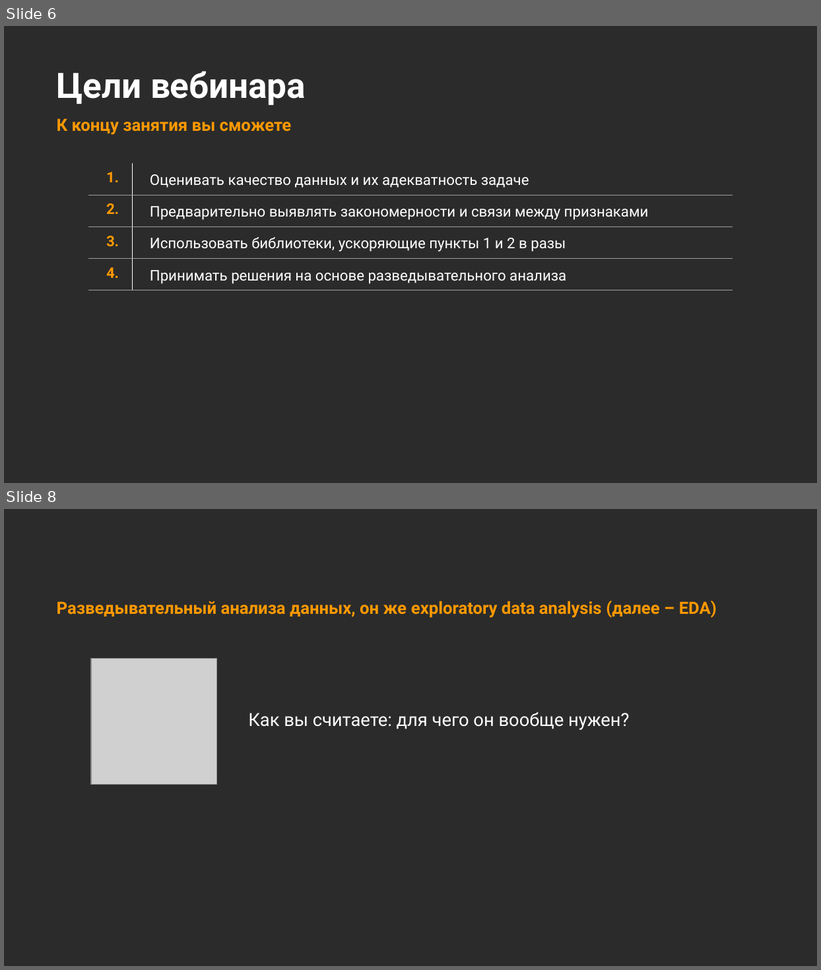
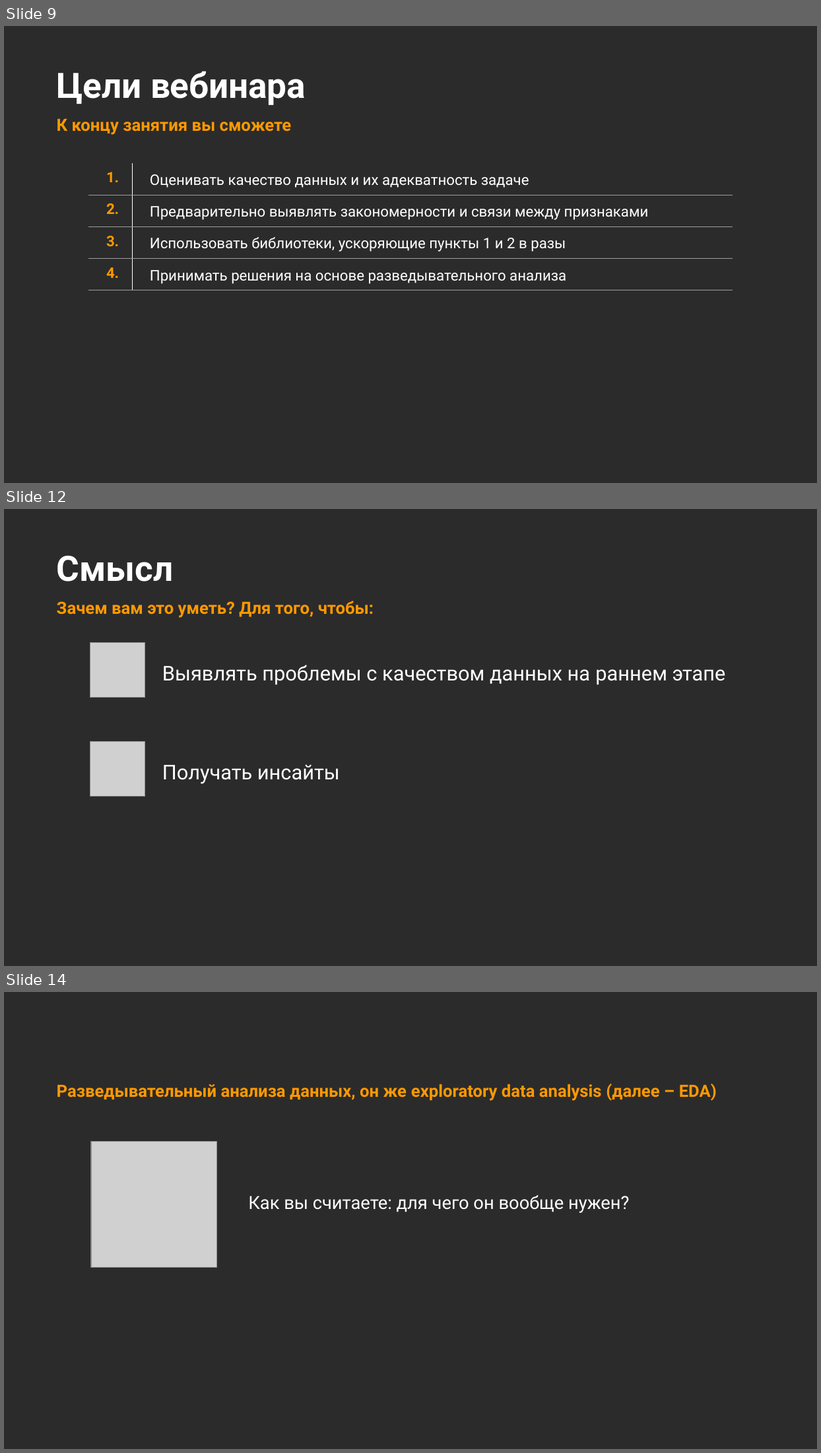
Before and after one commit to Marwolaeth/OTUS_R4DA, a slide deck: teaching/R4DA-EDA4ML.pptx. Shown one above the other, each under a label of ours: slides 6 and 8 before the commit, slides 9, 12 and 14 after it; the slides between them are not shown. The pictures are 821x970 and 821x1453 pixels, drawn with LibreOffice and Linux fonts; fonts in the diff are those of the drawing; grey boxes stand for pictures; background and template pictures are left out; a plain dark background stands for a picture behind light text. Boxes give left, top, right and bottom in pixels: in the first picture for what was removed or moved away, otherwise in the second. Text is boxed around its words. In the diff, an @@ line names an element or a change of style, - is before the commit and + after.

```diff
--- a/teaching/R4DA-EDA4ML.pptx
+++ b/teaching/R4DA-EDA4ML.pptx
@@ slide 12 added at (x1=4, y1=509, x2=817, y2=966), background picture (left out) @@
@@ title added at (x1=57, y1=555, x2=174, y2=582), 31 pt, text #FFFFFF, bold @@
+Смысл
@@ subtitle added at (x1=57, y1=601, x2=374, y2=618), 15 pt, text #FF9900, bold @@
+Зачем вам это уметь? Для того, чтобы:
@@ picture added at (x1=90, y1=642, x2=145, y2=698) @@
@@ text added at (x1=162, y1=665, x2=726, y2=685), 18 pt, text #FFFFFF @@
+Выявлять проблемы с качеством данных на раннем этапе
@@ picture added at (x1=90, y1=741, x2=145, y2=797) @@
@@ text added at (x1=162, y1=765, x2=340, y2=784), 18 pt, text #FFFFFF @@
+Получать инсайты
@@ what was slide 6 is now slide 9 @@
@@ what was slide 8 is now slide 14 @@
```
Also in this commit, not shown: 1 slide changed, 46 other slides added, 29 slides removed, 4 other files.
